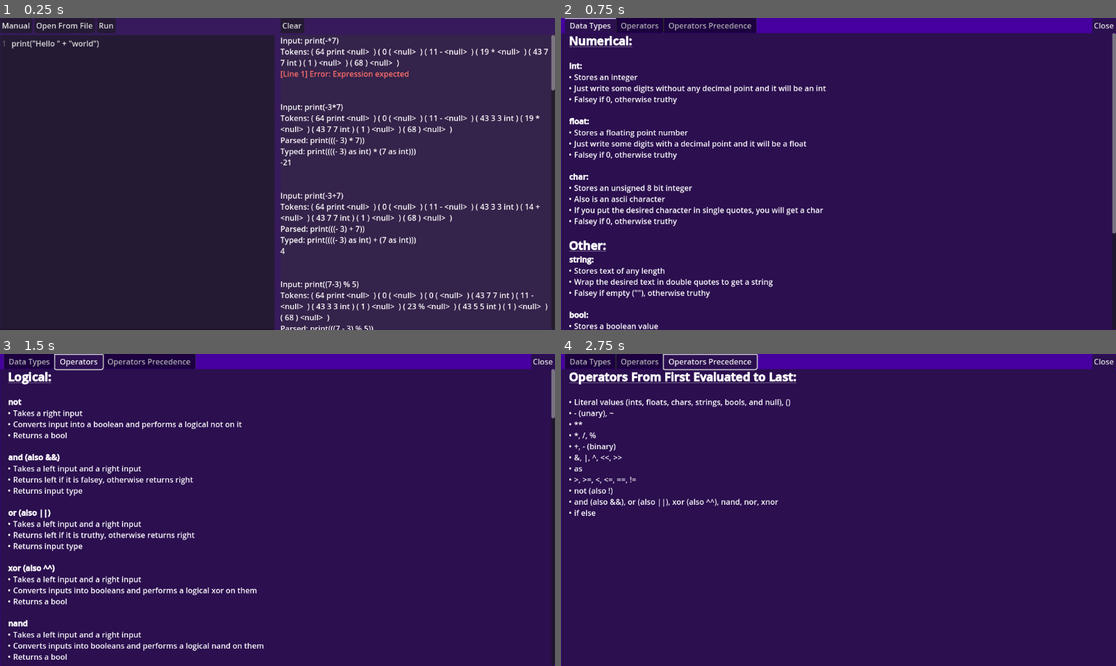
Above: before the commit, frames 1-4 (two rows, left to right).
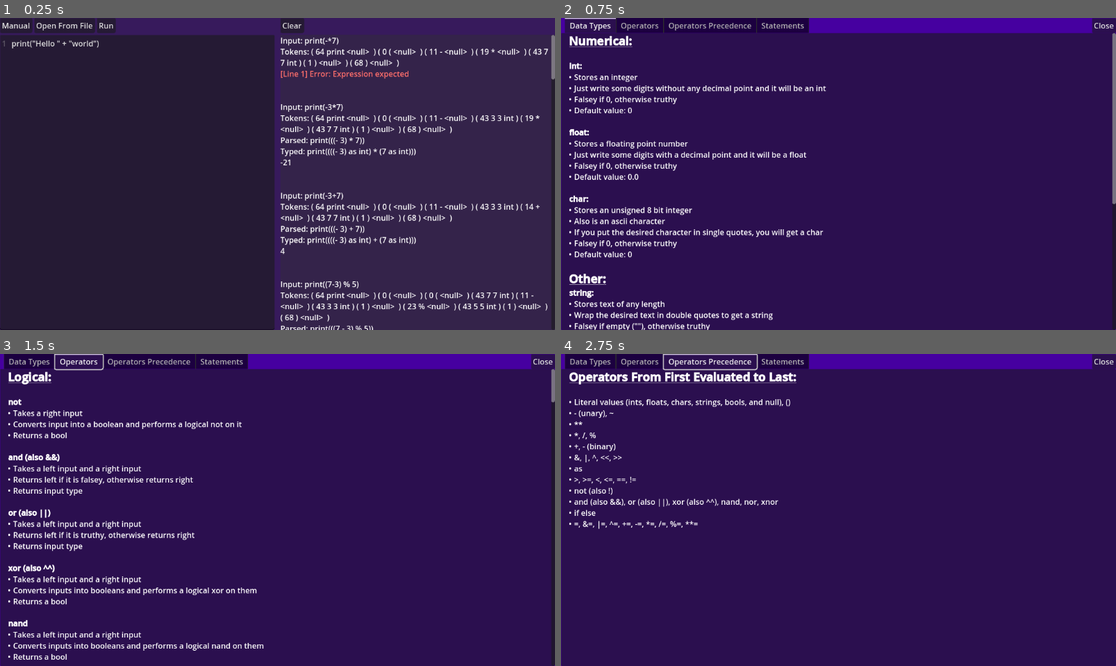
Above: after the commit, the same moments.

Repository: CattacoCattaco/Wolf-Interpreter
Game: Godot game, scene res://open_program/open_program_scene.tscn
The game is run twice, just before and just after one commit, with the same random seed, the same clock (stepped at 60 frames per second) and the same inputs.
Inputs:
- Up to frame 1 (0.25 s): no input
- Up to frame 2 (0.75 s): click "Manual" at 0.5 s
- Up to frame 3 (1.5 s): click "Open From File" at 1.25 s
- Up to frame 4 (2.75 s): click "Run" at 2 s

The runs differ from the first frame. In frame 1, less than 0.1% of the frame differs, in the area x 99-100%, y 19-24%; in frame 2, 6.2%, in the area x 1-100%, y 0-100%; in frame 3, 0.5%; in frame 4, 0.6%.

Commit message:
Update manual

Diff:
--- a/open_program/open_program_scene.gd
+++ b/open_program/open_program_scene.gd
@@ -39,6 +39,9 @@
 		interpreter.run("print(@3 + * 7)")
 		interpreter.run("print(5 as bool)")
 		interpreter.run("print(true as int)")
+		interpreter.run("int i = 'a'\nprint(i)")
+		interpreter.run("int i\nprint(i)")
+		interpreter.run("int i\ni = 'a'\nprint(i)")
 
 	if OS.has_feature("web"):
 		_open_from_file_button.hide()
--- a/open_program/open_program_scene.tscn
+++ b/open_program/open_program_scene.tscn
@@ -186,40 +186,47 @@
 	[b]int:[/b]
 [ul] Stores an integer
  Just write some digits without any decimal point and it will be an int
- Falsey if 0, otherwise truthy[/ul]
+ Falsey if 0, otherwise truthy
+ Default value: 0[/ul]
 
 	[b]float:[/b]
 [ul] Stores a floating point number
  Just write some digits with a decimal point and it will be a float
- Falsey if 0, otherwise truthy[/ul]
+ Falsey if 0, otherwise truthy
+ Default value: 0.0[/ul]
 
 	[b]char:[/b]
 [ul] Stores an unsigned 8 bit integer
  Also is an ascii character
  If you put the desired character in single quotes, you will get a char
- Falsey if 0, otherwise truthy[/ul]
+ Falsey if 0, otherwise truthy
+ Default value: 0[/ul]
 
 	[font_size=24][b][u]Other:[/u][/b][/font_size]
 	[b]string:[/b]
 [ul] Stores text of any length
  Wrap the desired text in double quotes to get a string
- Falsey if empty (\"\"), otherwise truthy[/ul]
+ Falsey if empty (\"\"), otherwise truthy
+ Default value: \"\"[/ul]
 
 	[b]bool:[/b]
 [ul] Stores a boolean value
  Just write true or false and it will make a bool
- Falsey if false, truthy if true[/ul]
+ Falsey if false, truthy if true
+ Default value: false[/ul]
 
 	[b]null:[/b]
 [ul] Is an unset value
  Just write null and you will get null
  Falsey
- Values can't be casted to null or declared as null[/ul]
+ Values can't be casted to null or declared as null
+ Default value: N/A[/ul]
 
 	[b]mixed:[/b]
 [ul] Could be of multiple different types depending on operator evaluation
  Must be cast to different type for use
- Values can't be casted to mixed or declared as mixed[/ul]"
+ Values can't be casted to mixed or declared as mixed
+ Default value: N/A[/ul]"
 metadata/_tab_index = 0
 
 [node name="Operators" type="RichTextLabel" parent="Manual/TabContainer"]
@@ -327,6 +334,12 @@
  Divides left input by right input
  Returns float if either input is a float. Otherwise, returns int if either input is an int. Otherwise, returns char[/ul]
 
+	[b]%[/b]
+[ul] Takes a left input and a right input
+ Inputs must be numbers (int, float, or char)
+ Returns left input mod right input
+ Returns float if either input is a float. Otherwise, returns int if either input is an int. Otherwise, returns char[/ul]
+
 	[b]**[/b]
 [ul] Takes a left input and a right input
  Inputs must be numbers (int, float, or char)
@@ -370,6 +383,91 @@
  Inputs must both be numbers (int, float, or char) or both be the same type
  Returns true if left input has a different value from right input. Otherwise, returns false
  Returns a bool[/ul]
+
+	[font_size=24][b][u]Asignment:[/u][/b][/font_size]
+
+	[b]=[/b]
+[ul] Takes a variable on the left and a value on the right
+ Value must be of variable's type unless value and variable are both numbers (int, char, or float) in which case value will be converted to variable's type
+ Sets variable's value to value
+ Returns variable's new value[/ul]
+
+	[b]&=[/b]
+[ul] Takes a variable on the left and a value on the right
+ Value and variable must both be intigers (int or char)
+ Value will be converted to variable's type
+ Sets variable's value to the bitwise and of its current value and value
+ Returns variable's new value[/ul]
+
+	[b]|=[/b]
+[ul] Takes a variable on the left and a value on the right
+ Value and variable must both be intigers (int or char)
+ Value will be converted to variable's type
+ Sets variable's value to the bitwise or of its current value and value
+ Returns variable's new value[/ul]
+
+	[b]^=[/b]
+[ul] Takes a variable on the left and a value on the right
+ Value and variable must both be intigers (int or char)
+ Value will be converted to variable's type
+ Sets variable's value to the bitwise xor of its current value and value
+ Returns variable's new value[/ul]
+
+	[b]<<=[/b]
+[ul] Takes a variable on the left and a value on the right
+ Value and variable must both be intigers (int or char)
+ Value will be converted to variable's type
+ Shifts variable's value's bits left by value
+ Returns variable's new value[/ul]
+
+	[b]>>=[/b]
+[ul] Takes a variable on the left and a value on the right
+ Value and variable must both be intigers (int or char)
+ Value will be converted to variable's type
+ Shifts variable's value's bits right by value
+ Returns variable's new value[/ul]
+
+	[b]+=[/b]
+[ul] Takes a variable on the left and a value on the right
+ Value must be of variable's type unless value and variable are both numbers (int, char, or float) in which case value will be converted to variable's type
+ Only works on strings or numbers
+ Sets variable's value to the result of (its current value + value)
+ Returns variable's new value[/ul]
+
+	[b]-=[/b]
+[ul] Takes a variable on the left and a value on the right
+ Value and variable must both be numbers (int, char, or float)
+ Value will be converted to variable's type
+ Decrases variable's value by value
+ Returns variable's new value[/ul]
+
+	[b]*=[/b]
+[ul] Takes a variable on the left and a value on the right
+ Value and variable must both be numbers (int, char, or float)
+ Value will be converted to variable's type
+ Multiplies variable's value by value
+ Returns variable's new value[/ul]
+
+	[b]/=[/b]
+[ul] Takes a variable on the left and a value on the right
+ Value and variable must both be numbers (int, char, or float)
+ Value will be converted to variable's type
+ Divides variable's value by value
+ Returns variable's new value[/ul]
+
+	[b]%=[/b]
+[ul] Takes a variable on the left and a value on the right
+ Value and variable must both be numbers (int, char, or float)
+ Value will be converted to variable's type
+ Sets variable's value to its current value modulo value
+ Returns variable's new value[/ul]
+
+	[b]**=[/b]
+[ul] Takes a variable on the left and a value on the right
+ Value and variable must both be numbers (int, char, or float)
+ Value will be converted to variable's type
+ Sets variable's value to its current value to the power of value
+ Returns variable's new value[/ul]
 
 	[font_size=24][b][u]Misc:[/u][/b][/font_size]
 
@@ -414,8 +512,29 @@
  >, >=, <, <=, ==, !=
  not (also !)
  and (also &&), or (also ||), xor (also ^^), nand, nor, xnor
- if else[/ul]"
+ if else
+ =, &=, |=, ^=, +=, -=, *=, /=, %=, **=[/ul]"
 metadata/_tab_index = 2
+
+[node name="Statements" type="RichTextLabel" parent="Manual/TabContainer"]
+visible = false
+layout_mode = 2
+bbcode_enabled = true
+text = "	[font_size=24][b][u]Statements:[/u][/b][/font_size]
+
+	[b]Print:[/b]
+[ul] Written as \"print(<EXPRESSION>)\", where <EXPRESSION> is some expression
+ Converts value returned by expression to string and prints it to the console
+ BBCode is supported[/ul]
+
+	[b]Declaration:[/b]
+[ul] Written as \"<TYPE> <NAME>\" or \"<TYPE> <NAME> = <INITIALIZER>\", where <TYPE> is the variable's type, <NAME> is the variable's name, and <INITIALIZER> is the starting value of the variable
+ Creates a variable named <NAME> of type <TYPE>. If <INITIALIZER> is present, sets it to <INITIALIZER>. Otherwise, the type's default value is used.[/ul]
+
+	[b]Expression:[/b]
+[ul] Written as \"<EXPRESSION>\", where <EXPRESSION> is some expression
+ Evaluates expression[/ul]"
+metadata/_tab_index = 3
 
 [node name="CloseManualButton" type="Button" parent="Manual"]
 layout_mode = 1
